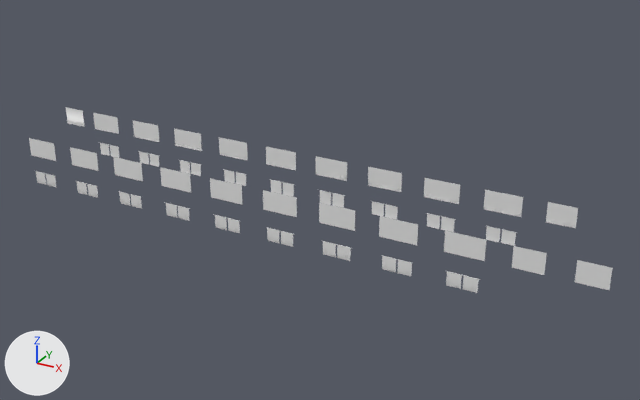
Two versions of the FBX model Assets/Fbx/Vagon_Windows/Vagon_Windows_Curtains_01.fbx, one commit apart.
One viewpoint serves both versions: a camera (50 mm lens) standing at (11.84, -20.57, 13.35) and looking at (0.26, 0.49, 2.83). Every picture has the same lights, and +X, +Y and +Z are marked at lower left. Where no turn or scale is listed for an object, it has been applied to the vertices. Vertices at the same position are counted once.

In view in the first picture: 'Vagon_Windows_Curtains_01'.
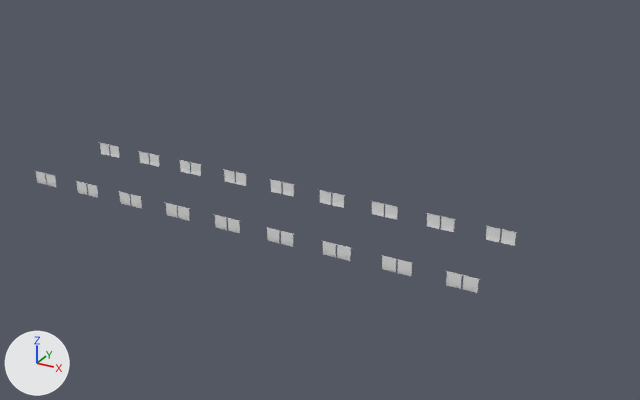
Boxes [x1, y1, x2, y2] around the edits, measured in the pictures (640 x 400 px):
```json
{"object": "Vagon_Windows_Curtains_01", "change": "reshaped", "before": [29, 107, 613, 293], "after": [36, 143, 517, 293], "on screen": "18% narrower, 19% shorter"}
{"part": 1, "of": "me_vagon_windows_curtains_01", "change": "deleted", "before": [29, 107, 613, 290]}
```

Edits to the scene script, one JSON object a line:
```json
{"block": "me_vagon_windows_curtains_01", "where": "# used by ob_vagon_windows_curtains_01; location = (0.0, 0.0, 0.0)"}
{"op": "remove", "block": "me_vagon_windows_curtains_01", "code": "me_vagon_windows_curtains_01.from_pydata(...)  # 11256 vertices, 10308 faces; spans x -10.6..9.0, y -1.5..1.5, z 2.2..3.7"}
{"op": "add", "block": "me_vagon_windows_curtains_01", "code": "me_vagon_windows_curtains_01.from_pydata(...)  # 9936 vertices, 9648 faces; spans x -9.2..5.9, y -1.5..1.5, z 2.2..2.6"}
{"block": "me_vagon_windows_curtains_01", "change": "me_vagon_windows_curtains_01 part 1: 44 loose pieces with 1320 vertices, spanning x -10.6..9.0, y -1.5..1.5, z 3.1..3.7, are deleted"}
```
